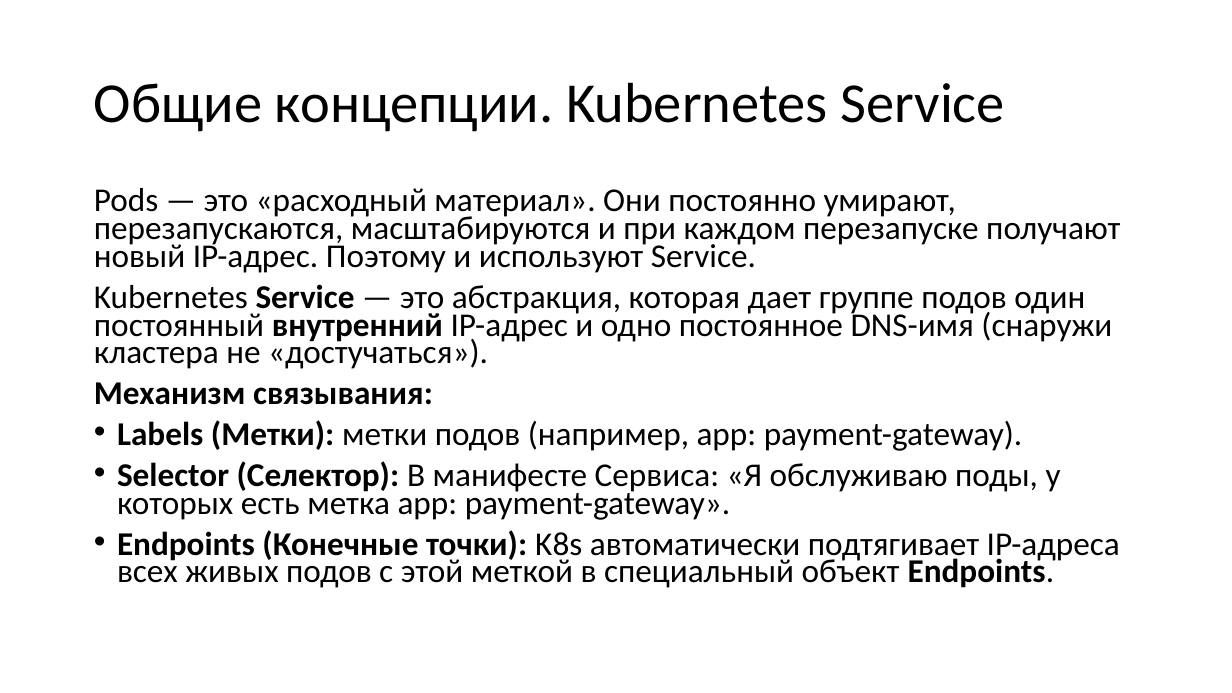
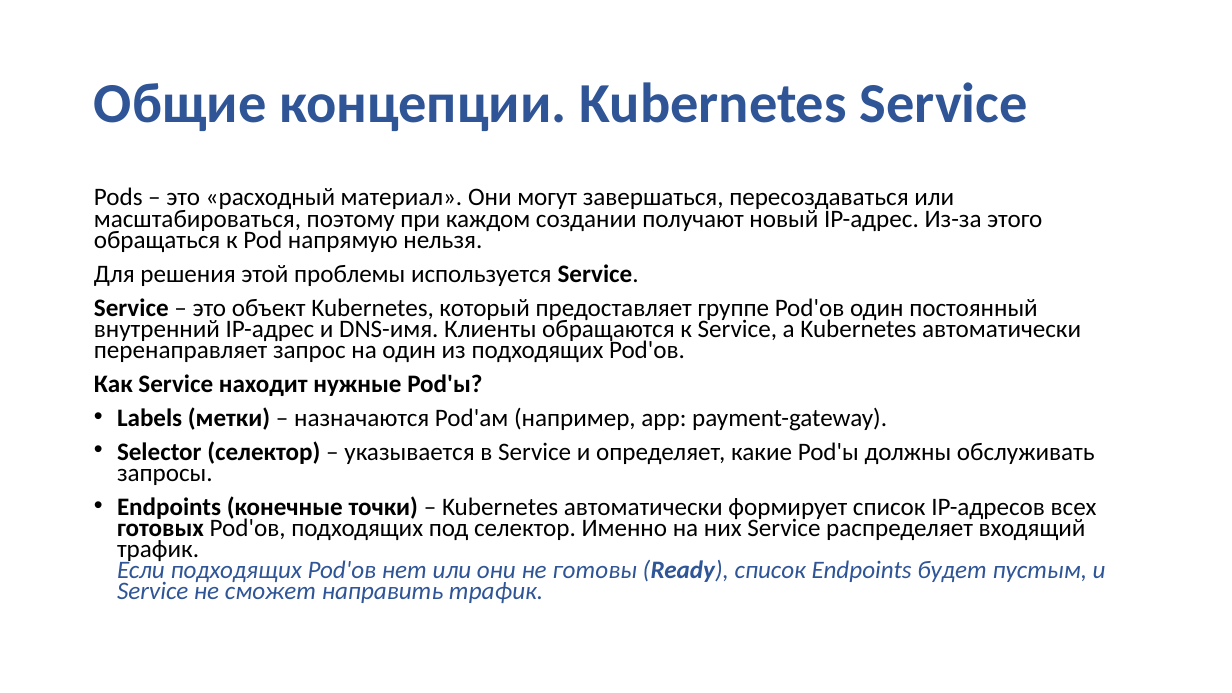
Before and after one commit to SobinaAA/K8S, a slide deck: slide 14 of slides/K8s.pptx. Drawn at 1232x693 pixels with LibreOffice and Linux fonts; fonts in the diff are those of the drawing; background and template pictures are left out. Boxes give left, top, right and bottom in pixels: in the first picture for what was removed or moved away, otherwise in the second. Text is boxed around its words. In the diff, an @@ line names an element or a change of style, - is before the commit and + after.

```diff
--- a/slides/K8s.pptx
+++ b/slides/K8s.pptx
@@ title "Общие концепции. Kubernetes Service" at [94, 82, 1028, 131]: text colour #000000 to #2F5597, bold on @@
@@ text at [94, 187, 1106, 603]: text changed; size 25.9 to 19.6 pt @@
-Pods — это «расходный материал». Они постоянно умирают, перезапускаются, масштабируются и при каждом перезапуске получают новый IP-адрес. Поэтому и используют Service.
-Kubernetes Service — это абстракция, которая дает группе подов один постоянный внутренний IP-адрес и одно постоянное DNS-имя (снаружи кластера не «достучаться»).
-Механизм связывания:
-• Labels (Метки): метки подов (например, app: payment-gateway).
-• Selector (Селектор): В манифесте Сервиса: «Я обслуживаю поды, у которых есть метка app: payment-gateway».
-• Endpoints (Конечные точки): K8s автоматически подтягивает IP-адреса всех живых подов с этой меткой в специальный объект Endpoints.
+Pods – это «расходный материал». Они могут завершаться, пересоздаваться или масштабироваться, поэтому при каждом создании получают новый IP-адрес. Из-за этого обращаться к Pod напрямую нельзя.
+Для решения этой проблемы используется Service.
+Service – это объект Kubernetes, который предоставляет группе Pod'ов один постоянный внутренний IP-адрес и DNS-имя. Клиенты обращаются к Service, а Kubernetes автоматически перенаправляет запрос на один из подходящих Pod'ов.
+Как Service находит нужные Pod'ы?
+• Labels (метки) – назначаются Pod'ам (например, app: payment-gateway).
+• Selector (селектор) – указывается в Service и определяет, какие Pod'ы должны обслуживать запросы.
+• Endpoints (конечные точки) – Kubernetes автоматически формирует список IP-адресов всех готовых Pod'ов, подходящих под селектор. Именно на них Service распределяет входящий трафик.
+  Если подходящих Pod'ов нет или они не готовы (Ready), список Endpoints будет пустым, и Service не сможет направить трафик.
```
Also in this commit, not shown: 24 other slides changed, 1 other file.
